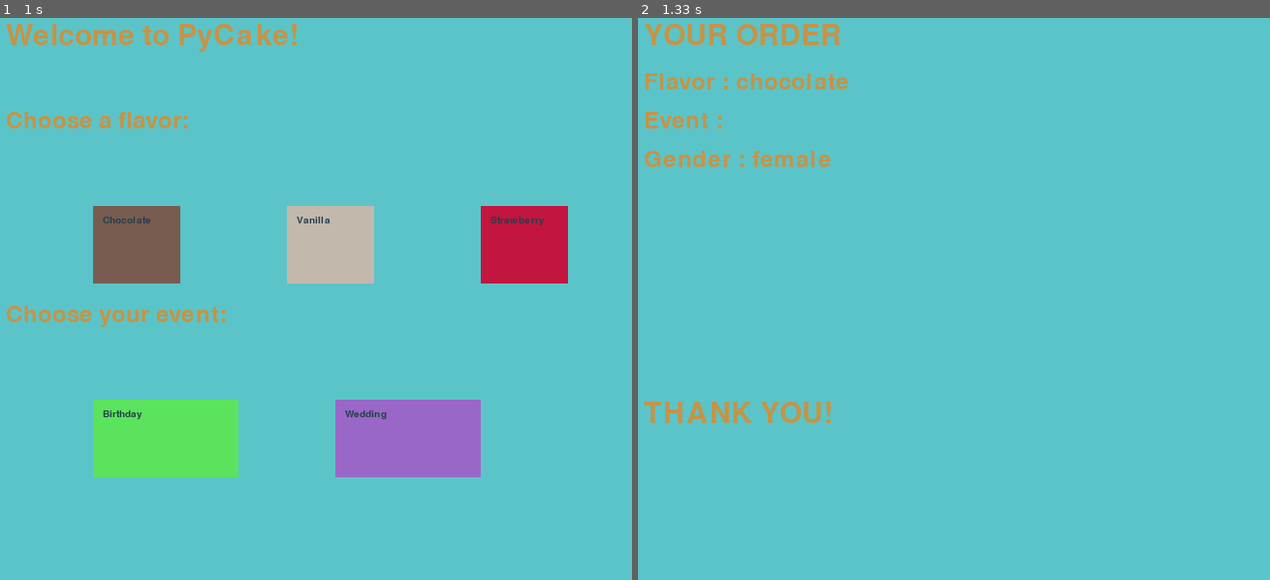
Above: before the commit, frames 1-2 (left to right).
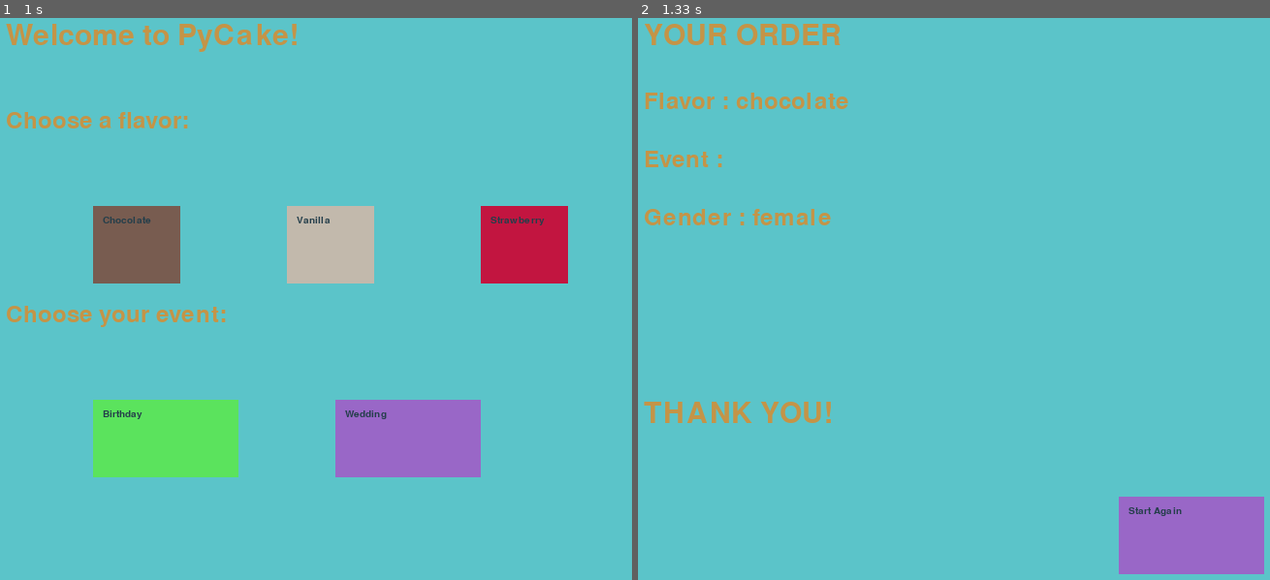
Above: after the commit, the same moments.

Repository: meet-projects/pycake-yl1-2014
Game: pygame game, started from pygame-example.py
Same seed, same stepped clock (60 frames per second), same inputs: the game is played once before the commit and once after it. The source is Python 2; it was converted automatically to run under Python 3.
Inputs (mouse positions are in pixels of both pictures, inside the frame that each line leads up to):
- Up to frame 1 (1 s): click (139, 242) at 0.38 s
- Up to frame 2 (1.33 s): click (998, 535) at 1.22 s

Frame 1 is identical in both runs. In frame 2, 4.9% of the frame differs, in the area x 1-100%, y 9-99%.

Commit message:
made startover button

Diff:
--- a/pygame-example.py
+++ b/pygame-example.py
@@ -36,6 +36,7 @@
 Strawberry = Button(500, 200, 90, 80, "Strawberry", 194, 21, 64)
 Birthday = Button(100, 400, 150, 80, "Birthday", 91, 227, 93)
 Wedding = Button(350, 400, 150, 80, "Wedding", 153, 103, 199)
+startOver  = Button(500, 500, 150, 80, "Start Again", 153, 103, 199)
 def goToBirthday():
 	myType="birthday"
 	main_screen.fill((91, 196, 201))
@@ -75,18 +76,19 @@
 	main_screen.blit(label, (10, 10))
 	myfont = pygame.font.SysFont("Purisa", 35)
 	label = myfont.render("Flavor : "+flavor, 1, (196,148,71))
-	main_screen.blit(label, (10, 60))
+	main_screen.blit(label, (10, 80))
 	label = myfont.render("Event : "+myType, 1, (196,148,71))
-	main_screen.blit(label, (10, 100))
+	main_screen.blit(label, (10, 140))
 	if myType=="wedding":
 		label = myfont.render("Layers : "+layer, 1, (196,148,71))
-		main_screen.blit(label, (10, 140))
+		main_screen.blit(label, (10, 200))
 	else:
 		label = myfont.render("Gender : "+gender, 1, (196,148,71))
-		main_screen.blit(label, (10, 140))
+		main_screen.blit(label, (10, 200))
 	myfont = pygame.font.SysFont("Purisa", 45)
 	label = myfont.render("THANK YOU!", 1, (196,148,71))
 	main_screen.blit(label, (10, 400))
+	startOver.draw(main_screen)
 def mainScreen():
 	main_screen.fill((91, 196, 201))
 	placeX = 100
@@ -152,6 +154,12 @@
 				layer =""
 				myType=""
 				mainScreen()
+			if startOver.myRec.collidepoint(x, y):
+            			flavor=""
+				gender =""
+				layer =""
+				myType=""
+				mainScreen()
 
 
 
Not shown, changed: pygame-example.py~
